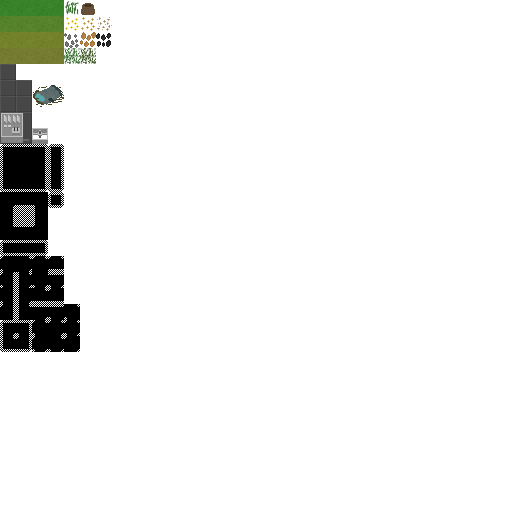
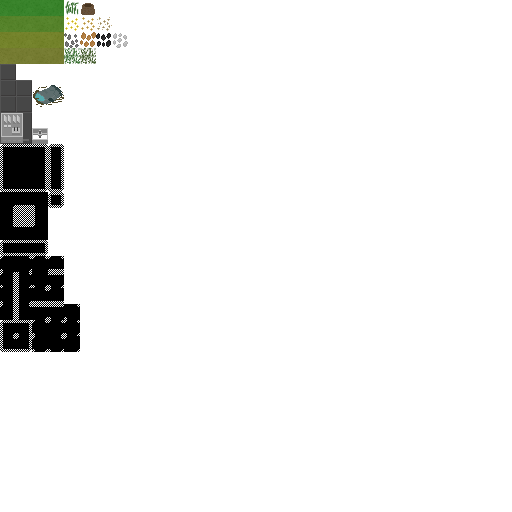
Two versions of the same layered image (w=512, h=512). Layer-by-layer changes:
added layer "Ship" (2nd of 2) above "drill" over <box>113,33,128,48</box>
painted on "fog" (5th of 5) over <box>113,33,128,48</box>
painted on "large_slab" over <box>113,33,128,48</box>
painted on "Paint Layer 1(pasted)" (2nd of 3) over <box>113,33,128,48</box>
painted on "path_indicator" over <box>113,33,128,48</box>
painted on "grass_dead_4" over <box>113,33,128,48</box>
painted on "grass_dead_3" over <box>113,33,128,48</box>
painted on "grass_dead_2" over <box>113,33,128,48</box>
painted on "grass_pollution_stage_2_4" over <box>113,33,128,48</box>
painted on "grass_pollution_stage_2_3" over <box>113,33,128,48</box>
painted on "grass_pollution_stage_2_2" over <box>113,33,128,48</box>
painted on "grass_pollution_stage_1_4" over <box>113,33,128,48</box>
painted on "grass_pollution_stage_1_3" over <box>113,33,128,48</box>
painted on "grass_pollution_stage_1_2" over <box>113,33,128,48</box>
painted on "grass_pollution_stage_1_1" over <box>113,33,128,48</box>
painted on "grass_normal_4" over <box>113,33,128,48</box>
painted on "grass_normal_3" over <box>113,33,128,48</box>
painted on "grass_normal_1" over <box>113,33,128,48</box>
